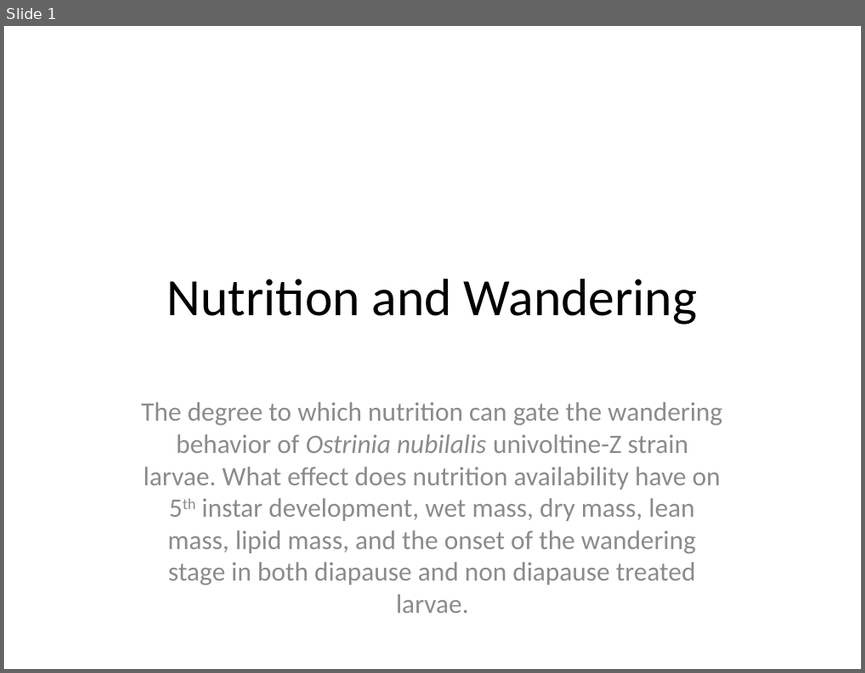
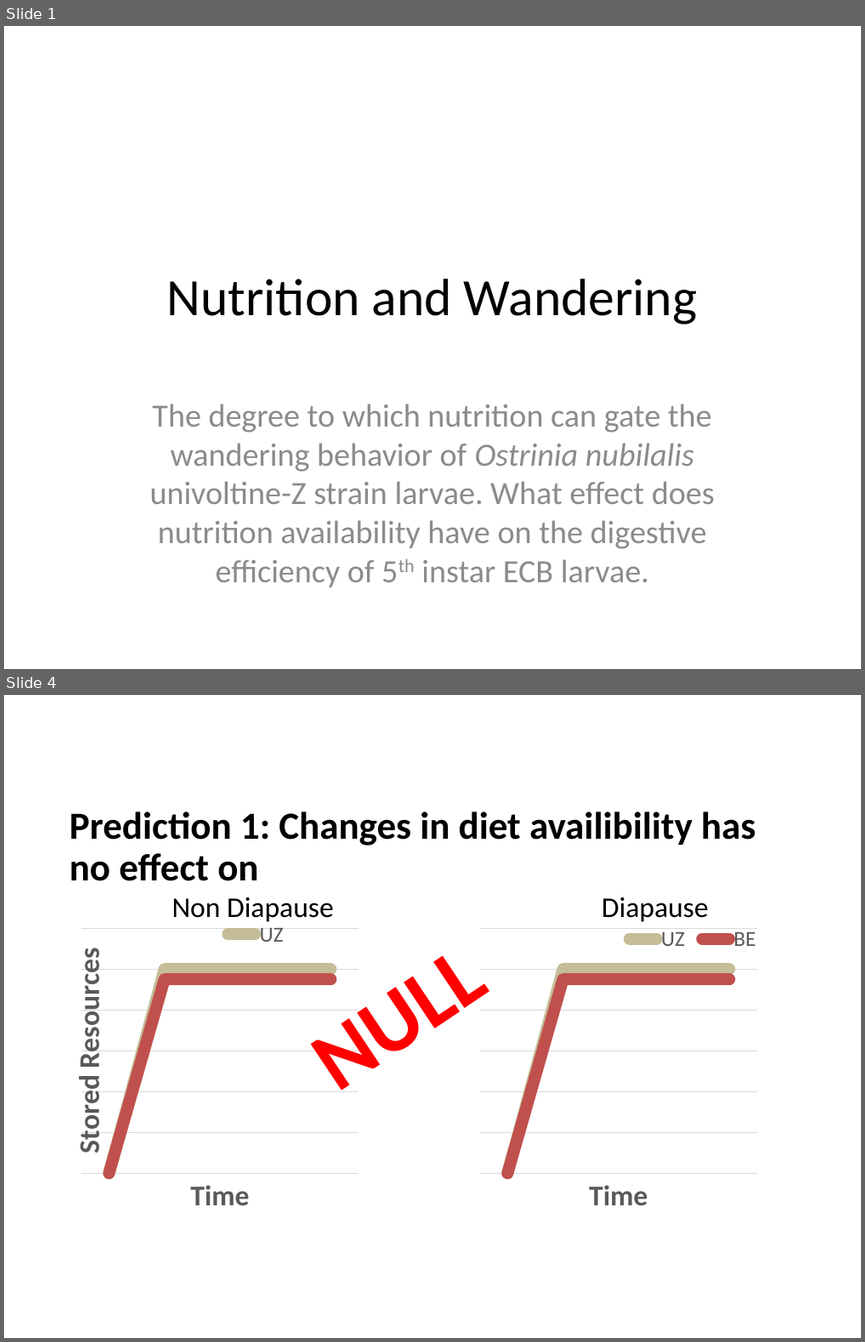
Before and after one commit to jamestbrown5/2018_Undergrad-Summer-Project, a slide deck: Documents/20180509_Undergrad Project_Nutrition and Wandering.pptx. Shown one above the other, each under a label of ours: slide 1 before the commit, slides 1 and 4 after it; the slides between them are not shown. The pictures are 865x673 and 865x1342 pixels, drawn with LibreOffice and Linux fonts; fonts in the diff are those of the drawing. Boxes give left, top, right and bottom in pixels: in the first picture for what was removed or moved away, otherwise in the second. Text is boxed around its words. In the diff, an @@ line names an element or a change of style, - is before the commit and + after.

```diff
--- a/Documents/20180509_Undergrad Project_Nutrition and Wandering.pptx
+++ b/Documents/20180509_Undergrad Project_Nutrition and Wandering.pptx
@@ slide 4 added at <box>4,695,861,1338</box>, background #FFFFFF @@
@@ text added at <box>69,811,755,881</box>, 32.2 pt, text #000000, bold @@
+Prediction 1: Changes in diet availibility has no effect on
@@ text added at <box>172,897,334,922</box>, 24 pt, text #000000 @@
+Non Diapause
@@ text added at <box>602,897,709,922</box>, 24 pt, text #000000 @@
+Diapause
@@ line chart added at <box>64,916,375,1222</box> @@
+categories: 1, 2, 3, 4, 5
+UZ: 0, 100, 100, 100, 100
+BE: 0, 95, 95, 95, 95
@@ text added at <box>280,910,512,1117</box>, 72 pt, text #FF0000, bold @@
+NULL
@@ line chart added at <box>462,916,773,1222</box> @@
+categories: 1, 2, 3, 4, 5
+UZ: 0, 100, 100, 100, 100
+BE: 0, 95, 95, 95, 95
@@ slide 1 changed as well @@
@@ subtitle at <box>150,403,715,587</box>: text changed; size 22.4 to 27.2 pt @@
-The degree to which nutrition can gate the wandering behavior of Ostrinia nubilalis univoltine-Z strain larvae. What effect does nutrition availability have on 5th instar development, wet mass, dry mass, lean mass, lipid mass, and the onset of the wandering stage in both diapause and non diapause treated larvae.
+The degree to which nutrition can gate the wandering behavior of Ostrinia nubilalis univoltine-Z strain larvae. What effect does nutrition availability have on the digestive efficiency of 5th instar ECB larvae.
```
Also in this commit, not shown: 1 other slide changed, 3 other slides added, 1 other file.
